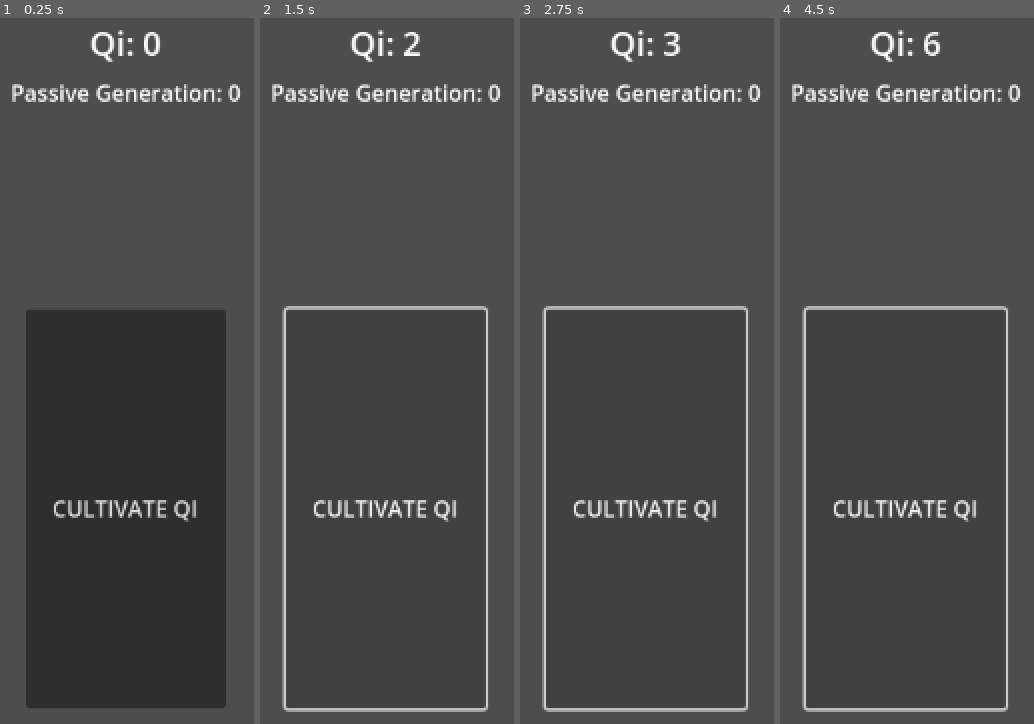
Above: before the commit, frames 1-4 (left to right).
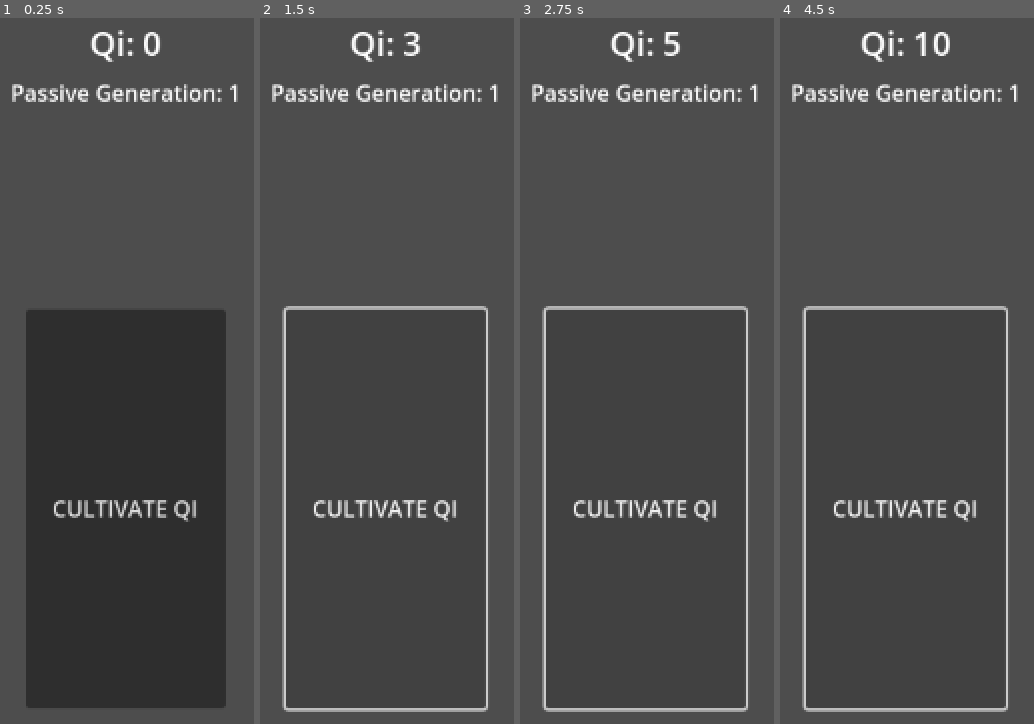
Above: after the commit, the same moments.

Repository: MelonPopGames/Brackeys2024
Game: Godot game, scene res://scenes/game_scenes/main_cultivation.tscn
The game is run twice, just before and just after one commit, with the same random seed, the same clock (stepped at 60 frames per second) and the same inputs.
Inputs:
- Up to frame 1 (0.25 s): no input
- Up to frame 2 (1.5 s): click "CULTIVATE QI" at 0.5 s; click "CULTIVATE QI" at 1.25 s
- Up to frame 3 (2.75 s): click "CULTIVATE QI" at 2 s
- Up to frame 4 (4.5 s): tap Enter at 2.75, 4.25 s; tap Space at 3.5 s

The runs differ from the first frame. In frame 1, less than 0.1% of the frame differs, in the area x 89-95%, y 9-12%; in frame 2, 0.2%; in frame 3, 0.2%; in frame 4, 0.8%, in the area x 32-95%, y 1-12%.

Commit message:
passiveGen

Diff:
--- a/project.godot
+++ b/project.godot
@@ -18,6 +18,7 @@
 [autoload]
 
 GameManager="*res://scripts/game_manager.gd"
+PassiveGeneration="*res://scenes/non_viewable/passive_generation.tscn"
 
 [rendering]
 
--- a/scenes/non_viewable/passive_generation.tscn
+++ b/scenes/non_viewable/passive_generation.tscn
@@ -6,3 +6,5 @@
 script = ExtResource("1_1unuq")
 
 [node name="Timer" type="Timer" parent="."]
+
+[connection signal="timeout" from="Timer" to="." method="_on_timer_timeout"]
--- a/scripts/game_manager.gd
+++ b/scripts/game_manager.gd
@@ -5,5 +5,5 @@
 var qiIncr: int = 1
 
 # Functions
-func incrementQi() -> void:
-	qiAmount += qiIncr
+func incrementQi(amount: int) -> void:
+	qiAmount += amount
--- a/scripts/game_scenes/main_cultivation.gd
+++ b/scripts/game_scenes/main_cultivation.gd
@@ -5,17 +5,21 @@
 @onready var passiveLabel: Label = $Stats/Passive
 
 # Variables
-var passiveGeneration: int = 0
+var passiveGen = PassiveGeneration.passiveGeneration
 
 # Events
 func _on_button_pressed() -> void:
-	GameManager.incrementQi()
-	updateQiLabel(GameManager.qiAmount)
+	GameManager.incrementQi(GameManager.qiIncr)
 
 func _ready() -> void:
 	updateQiLabel(GameManager.qiAmount)
-	passiveLabel.text = "Passive Generation: %s" %passiveGeneration
+	PassiveGeneration.startTimer()
+	passiveLabel.text = "Passive Generation: %s" %passiveGen
+
+func _process(delta: float) -> void:
+	updateQiLabel(GameManager.qiAmount)
 
 # Functions
 func updateQiLabel(newValue: int) -> void:
 	qiLabel.text = "Qi: %s" %newValue
+	passiveLabel.text = "Passive Generation: %s" %passiveGen
--- a/scripts/non_viewable/passive_generation.gd
+++ b/scripts/non_viewable/passive_generation.gd
@@ -1,8 +1,17 @@
 extends Node
 
+@onready var timer: Timer = $Timer
+
 # Variables
-var passiveGeneration: int = 0
+var passiveGeneration: int = 1
 
 # Functions
 func generatorIncr(incrAmount) -> void:
 	passiveGeneration += incrAmount
+
+func startTimer() -> void:
+	timer.start()
+
+func _on_timer_timeout() -> void:
+	GameManager.incrementQi(passiveGeneration)
+	startTimer()
Not shown, added: scenes/game_scenes/mai5BC7.tmp
Not shown, added: scenes/game_scenes/mai91CB.tmp
